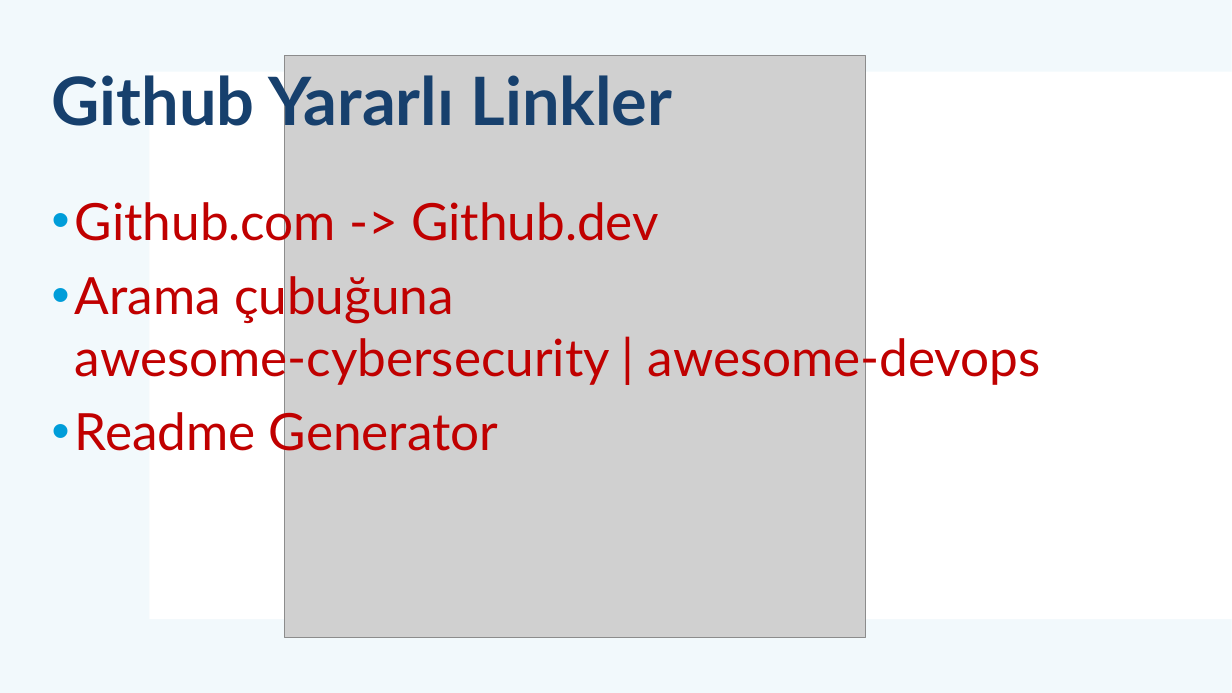
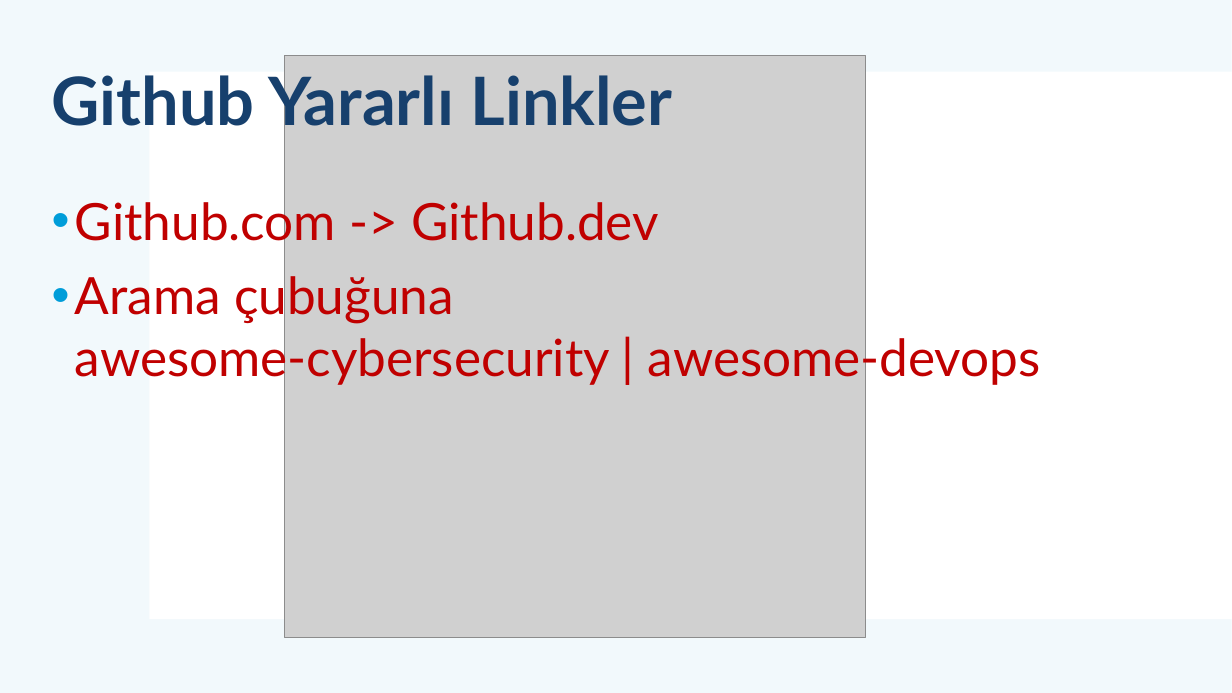
Before and after one commit to mehmetsungur/GitGithub, a slide deck: slide 29 of GitGithub.pptx (slide 26 before the commit). Drawn at 1232x693 pixels with LibreOffice and Linux fonts; fonts in the diff are those of the drawing; grey boxes stand for pictures. Boxes give left, top, right and bottom in pixels: in the first picture for what was removed or moved away, otherwise in the second. Text is boxed around its words. In the diff, an @@ line names an element or a change of style, - is before the commit and + after.

```diff
--- a/GitGithub.pptx
+++ b/GitGithub.pptx
@@ text at (x1=75, y1=406, x2=498, y2=460): paragraph removed @@
-• Readme Generator
```
Also in this commit, not shown: 4 slides added, 3 slides removed, 1 other file.
